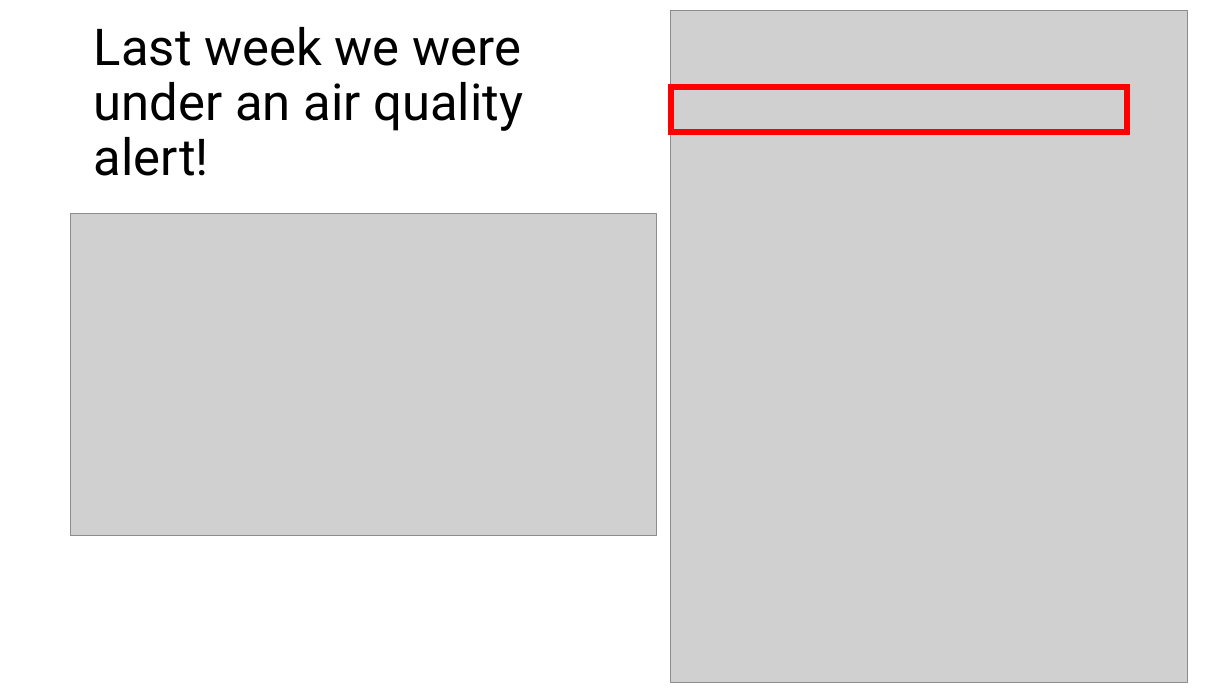
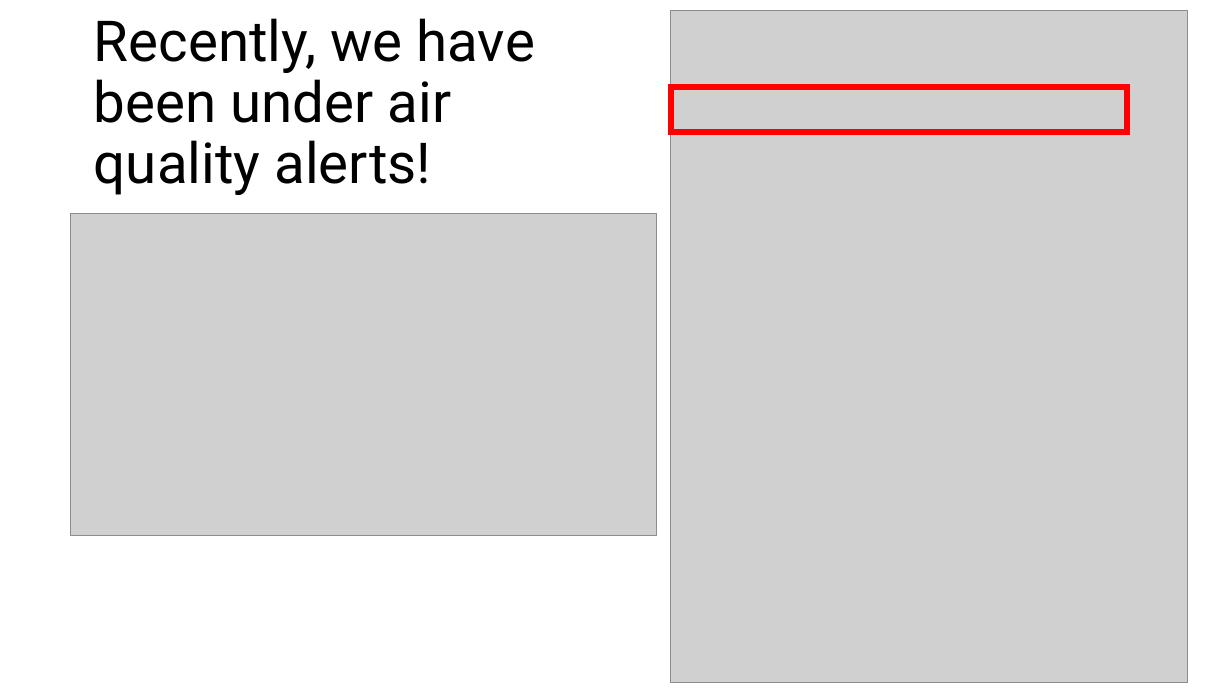
Before and after one commit to comp-comb/code4climate, a slide deck: slide 9 of tuesday/Code4Climate_Tuesday_AQImeaning.pptx (slide 8 before the commit). Drawn at 1232x693 pixels with LibreOffice and Linux fonts; fonts in the diff are those of the drawing; grey boxes stand for pictures. Boxes give left, top, right and bottom in pixels: in the first picture for what was removed or moved away, otherwise in the second. Text is boxed around its words. In the diff, an @@ line names an element or a change of style, - is before the commit and + after.

```diff
--- a/tuesday/Code4Climate_Tuesday_AQImeaning.pptx
+++ b/tuesday/Code4Climate_Tuesday_AQImeaning.pptx
@@ title at bbox=[94, 18, 535, 195]: text changed; size 39.6 to 44 pt @@
-Last week we were under an air quality alert!
+Recently, we have been under air quality alerts!
```
Also in this commit, not shown: 3 other slides changed, 1 slide added.
